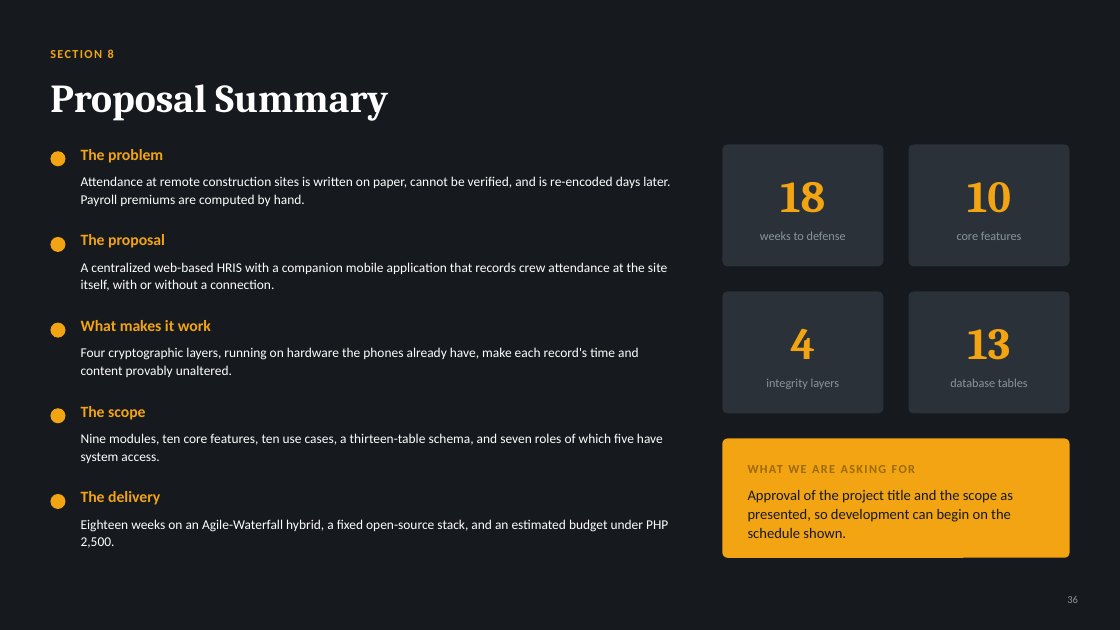
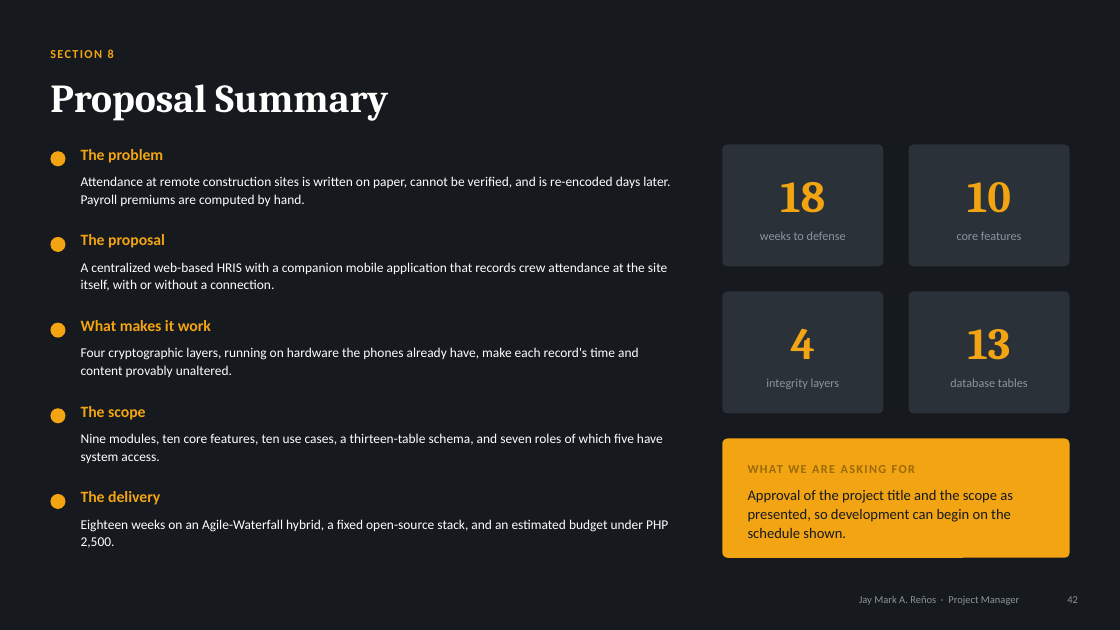
Before and after one commit to ruselportes/HRIS, a slide deck: slide 42 of docs/HRIS_Proposal_Hearing.pptx (slide 36 before the commit). Drawn at 1120x630 pixels with LibreOffice and Linux fonts; fonts in the diff are those of the drawing. Boxes give left, top, right and bottom in pixels: in the first picture for what was removed or moved away, otherwise in the second. Text is boxed around its words. In the diff, an @@ line names an element or a change of style, - is before the commit and + after.

```diff
--- a/docs/HRIS_Proposal_Hearing.pptx
+++ b/docs/HRIS_Proposal_Hearing.pptx
@@ text added at [859, 596, 1019, 605], 9 pt, text #8A949D @@
+Jay Mark A. Reños · Project Manager
@@ text at [1067, 596, 1078, 603]: text changed @@
-36
+42
```
Also in this commit, not shown: 35 other slides changed, 7 slides added, 1 slide removed, 2 other files.
